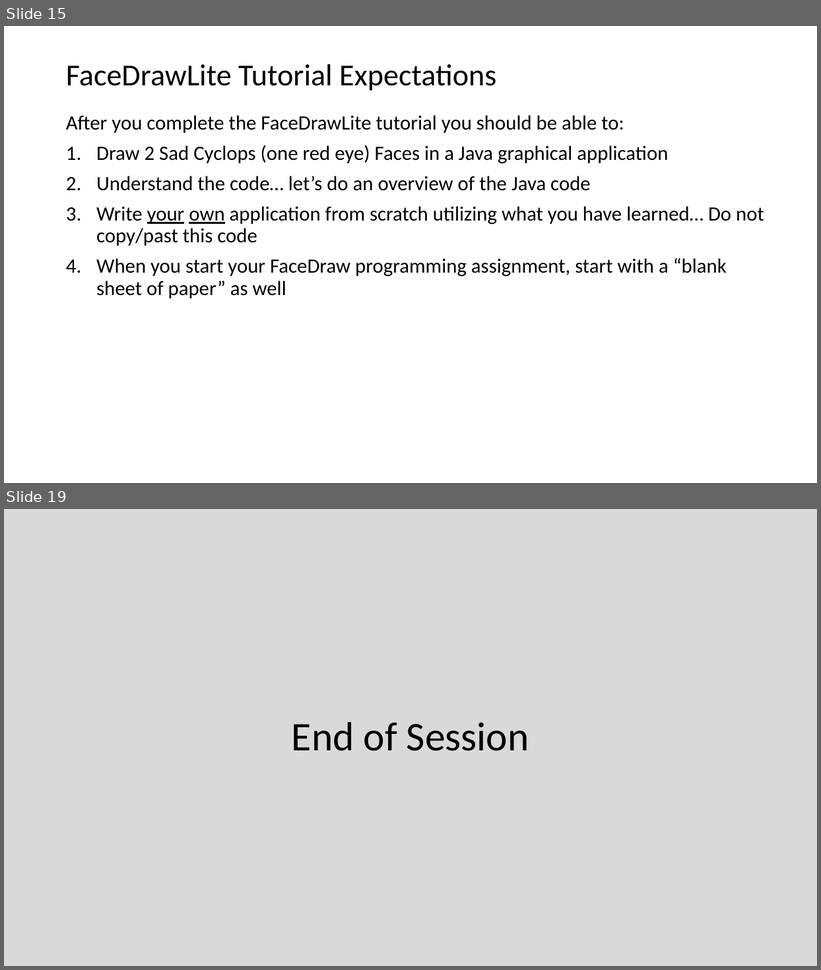
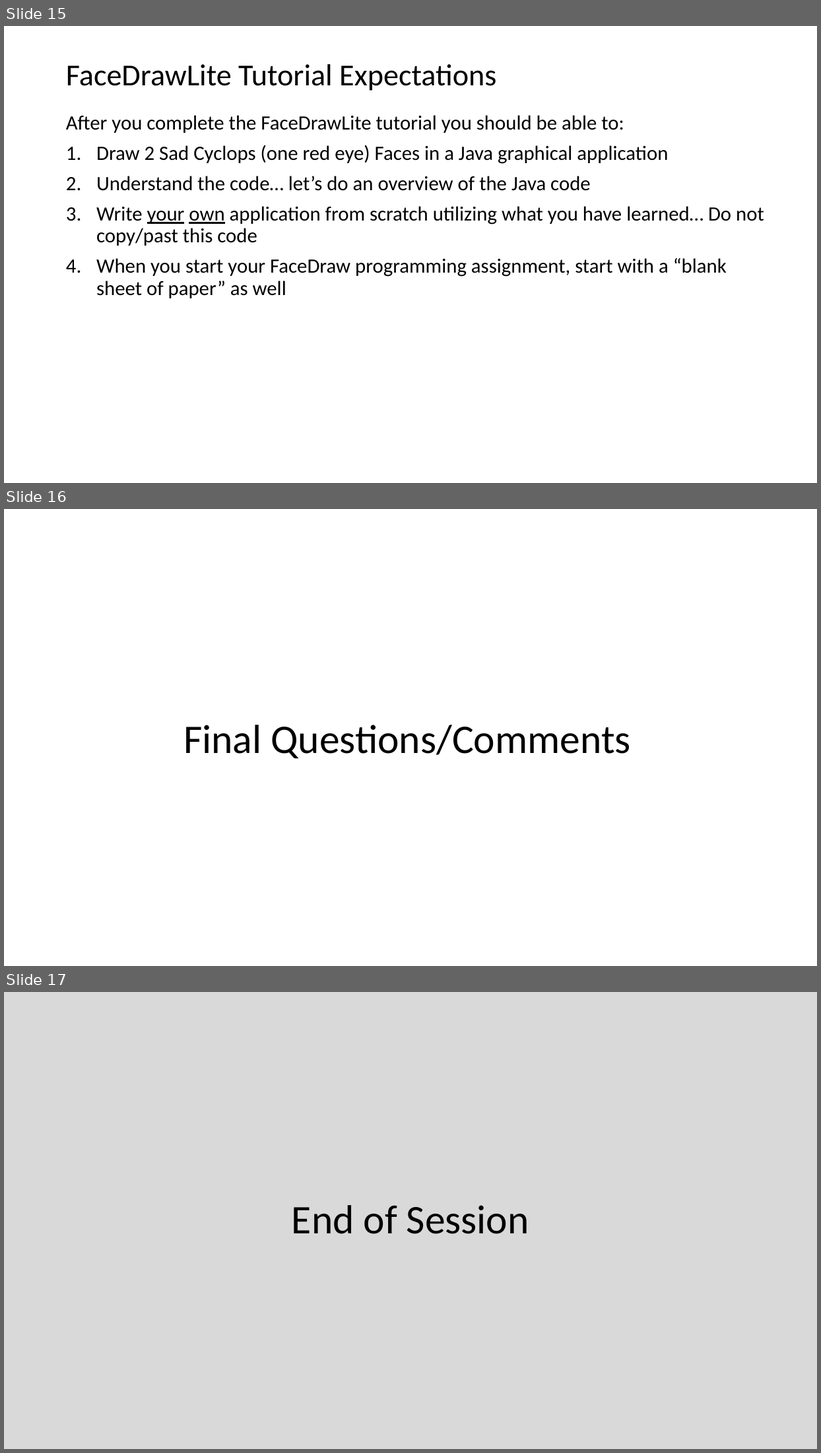
Before and after one commit to jamesbaptiste1/cpsc-24500-2019-01-spring-lt1, a slide deck: lecture-presentations/2019-01-30.pptx. Shown one above the other, each under a label of ours: slides 15 and 19 before the commit, slides 15, 16 and 17 after it; the slides between them are not shown. The pictures are 821x970 and 821x1453 pixels, drawn with LibreOffice and Linux fonts; fonts in the diff are those of the drawing. Boxes give left, top, right and bottom in pixels: in the first picture for what was removed or moved away, otherwise in the second. Text is boxed around its words. In the diff, an @@ line names an element or a change of style, - is before the commit and + after.

```diff
--- a/lecture-presentations/2019-01-30.pptx
+++ b/lecture-presentations/2019-01-30.pptx
@@ slide 16 added at (4, 509, 817, 966), background #FFFFFF @@
@@ title added at (184, 725, 630, 758), 48 pt, text #000000 @@
+Final Questions/Comments
@@ what was slide 19 is now slide 17 @@
```
Also in this commit, not shown: 3 slides changed, 1 other slide added, 3 slides removed, 2 other files.
